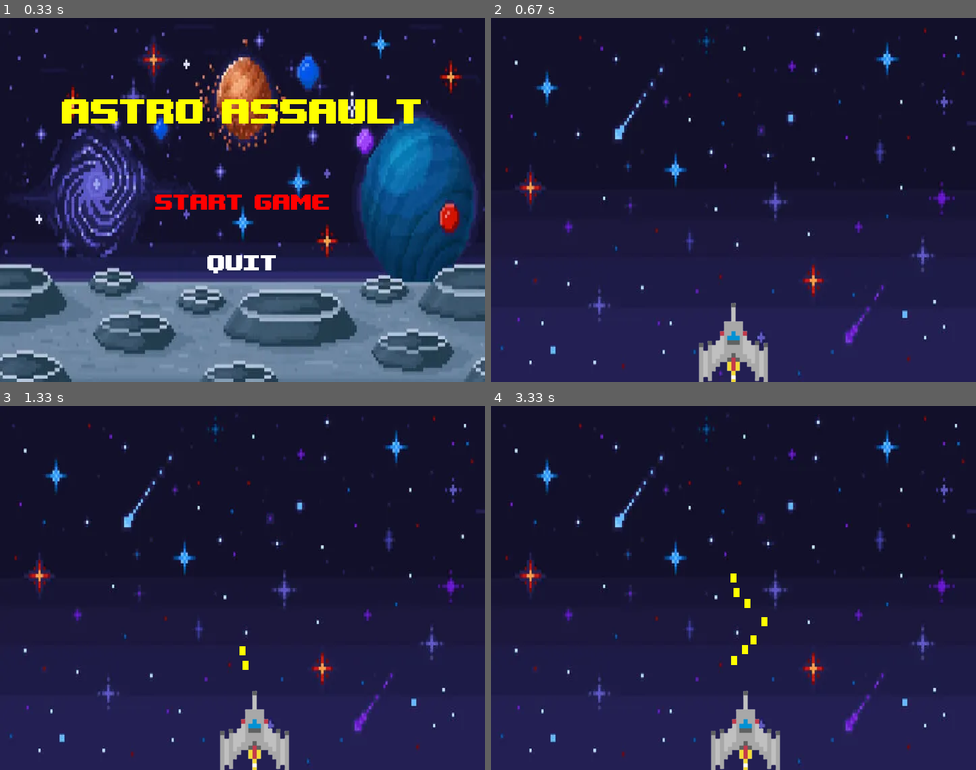
Above: before the commit, frames 1-4 (two rows, left to right).
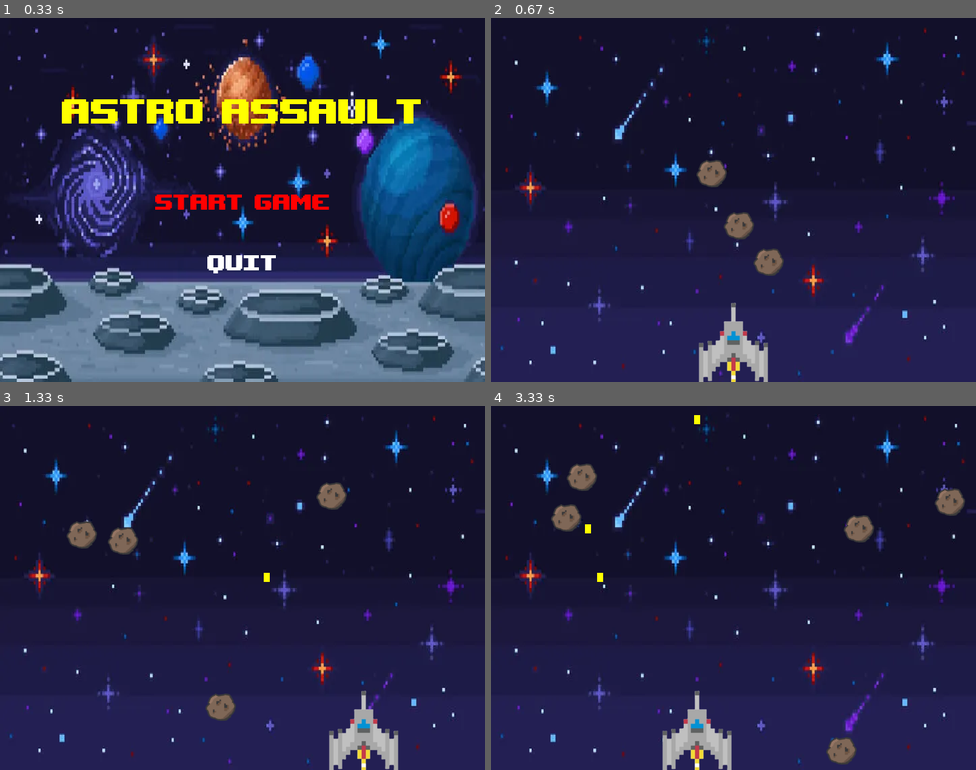
Above: after the commit, the same moments.

Repository: bkill16/pygame-space-shooter
Game: pygame game, started from astro-assault.py
Two runs of this game, one before a commit and one after it. Both use one fixed random seed, a clock stepped at 60 frames per second and the inputs below.
Inputs:
- Up to frame 1 (0.33 s): no input
- Up to frame 2 (0.67 s): tap Enter at 0.33 s
- Up to frame 3 (1.33 s): tap Space at 0.67, 1.07 s; hold Right from 1 s (still down)
- Up to frame 4 (3.33 s): tap Space at 1.37, 1.57, 1.87, 2.07, 2.37, 2.63, 2.93, 3.07 s; release Right at 1.47 s; hold Right 1.5-1.97 s; hold Left 2-2.53 s; hold Left 2.57-2.97 s; hold Right from 3 s (still down)

Frame 1 is identical in both runs. In frame 2, 1.1% of the frame differs, in the area x 42-61%, y 39-71%; in frame 3, 4.5%; in frame 4, 4.6%, in the area x 12-98%, y 2-100%.

Commit message:
feat: asteroids fall and player can shoot them

Diff:
--- a/astro-assault.py
+++ b/astro-assault.py
@@ -1,5 +1,6 @@
 import pygame
 import sys
+import random
 
 
 class Laser(pygame.sprite.Sprite):
@@ -10,11 +11,26 @@
         self.rect = self.image.get_rect()
         self.rect.centerx = x
         self.rect.bottom = y
-        self.speed = -1
+        self.speed = -10
 
     def update(self):
         self.rect.y += self.speed
         if self.rect.bottom < 0:
+            self.kill()
+
+
+class Asteroid(pygame.sprite.Sprite):
+    def __init__(self, speed):
+        super().__init__()
+        self.image = pygame.image.load("assets/images/asteroid2.png")
+        self.rect = self.image.get_rect()
+        self.rect.x = random.randint(0, WIDTH - self.rect.width)
+        self.rect.y = 0
+        self.speed = speed
+
+    def update(self):
+        self.rect.y += self.speed
+        if self.rect.top > HEIGHT:
             self.kill()
 
 
@@ -27,26 +43,22 @@
             WIDTH // 2,
             HEIGHT - 50,
         )
-        self.shoot_delay = 250
+        self.shoot_delay = 100
         self.last_shot = pygame.time.get_ticks()
         self.all_sprites = all_sprites
         self.lasers = lasers
+        self.speed = 10
 
     def update(self):
         keys = pygame.key.get_pressed()
         if keys[pygame.K_LEFT]:
-            self.rect.x -= 1
+            self.rect.x -= self.speed
         if keys[pygame.K_RIGHT]:
-            self.rect.x += 1
+            self.rect.x += self.speed
         if self.rect.left < 0:
             self.rect.left = 0
         if self.rect.right > WIDTH:
             self.rect.right = WIDTH
-
-        if keys[pygame.K_SPACE]:
-            self.shoot()
-            pygame.mixer.music.load("assets/sounds/laser-gun.mp3")
-            pygame.mixer.music.play(0)
 
     def shoot(self):
         now = pygame.time.get_ticks()
@@ -120,22 +132,38 @@
             sys.exit()
 
 
-def handle_game_input(event):
-    global game_state
+def handle_game_input(event, player):
+    global game_state, laser_sound_playing
     if event.type == pygame.KEYDOWN:
         if event.key == pygame.K_ESCAPE:
             game_state = MENU
+            pygame.mixer.music.load("assets/sounds/menu-music.mp3")
             pygame.mixer.music.play(-1)
+            if laser_sound_playing:
+                pygame.mixer.Sound.stop(
+                    pygame.mixer.Sound("assets/sounds/laser-gun.mp3")
+                )
+                laser_sound_playing = False
+        elif event.key == pygame.K_SPACE:
+            player.shoot()
+            laser_sound = pygame.mixer.Sound("assets/sounds/laser-gun.mp3")
+            laser_sound.play()
+            laser_sound_playing = True
 
 
 def main_loop():
-    global game_state
+    global game_state, score, asteroid_spawn_delay
 
     all_sprites = pygame.sprite.Group()
     lasers = pygame.sprite.Group()
+    asteroids = pygame.sprite.Group()
 
     player = Player(all_sprites, lasers)
     all_sprites.add(player)
+
+    clock = pygame.time.Clock()
+    score = 0
+    asteroid_spawn_delay = 1000
 
     while True:
         for event in pygame.event.get():
@@ -149,9 +177,24 @@
                     handle_menu_input(event)
 
             elif game_state == GAME:
-                handle_game_input(event)
+                handle_game_input(event, player)
+
+        if pygame.time.get_ticks() % asteroid_spawn_delay < 50:
+            speed = random.randint(5, 10)
+            asteroid = Asteroid(speed)
+            all_sprites.add(asteroid)
+            asteroids.add(asteroid)
 
         all_sprites.update()
+
+        for laser in lasers:
+            hits = pygame.sprite.spritecollide(laser, asteroids, True)
+            for hit in hits:
+                score += 1
+                laser.kill()
+
+        if score > 0 and score % 5 == 0:
+            asteroid_spawn_delay = max(200, asteroid_spawn_delay - 100)
 
         if game_state == MENU:
             draw_menu()
@@ -160,6 +203,8 @@
             all_sprites.draw(screen)
             pygame.display.flip()
 
+        clock.tick(60)
+
 
 if __name__ == "__main__":
     WIDTH, HEIGHT = 800, 600
@@ -178,5 +223,6 @@
     MENU = "menu"
     GAME = "game"
     game_state = MENU
+    laser_sound_playing = False
 
     main_loop()
Binary file added: assets/images/asteroid.png
Binary file added: assets/images/asteroid2.png
